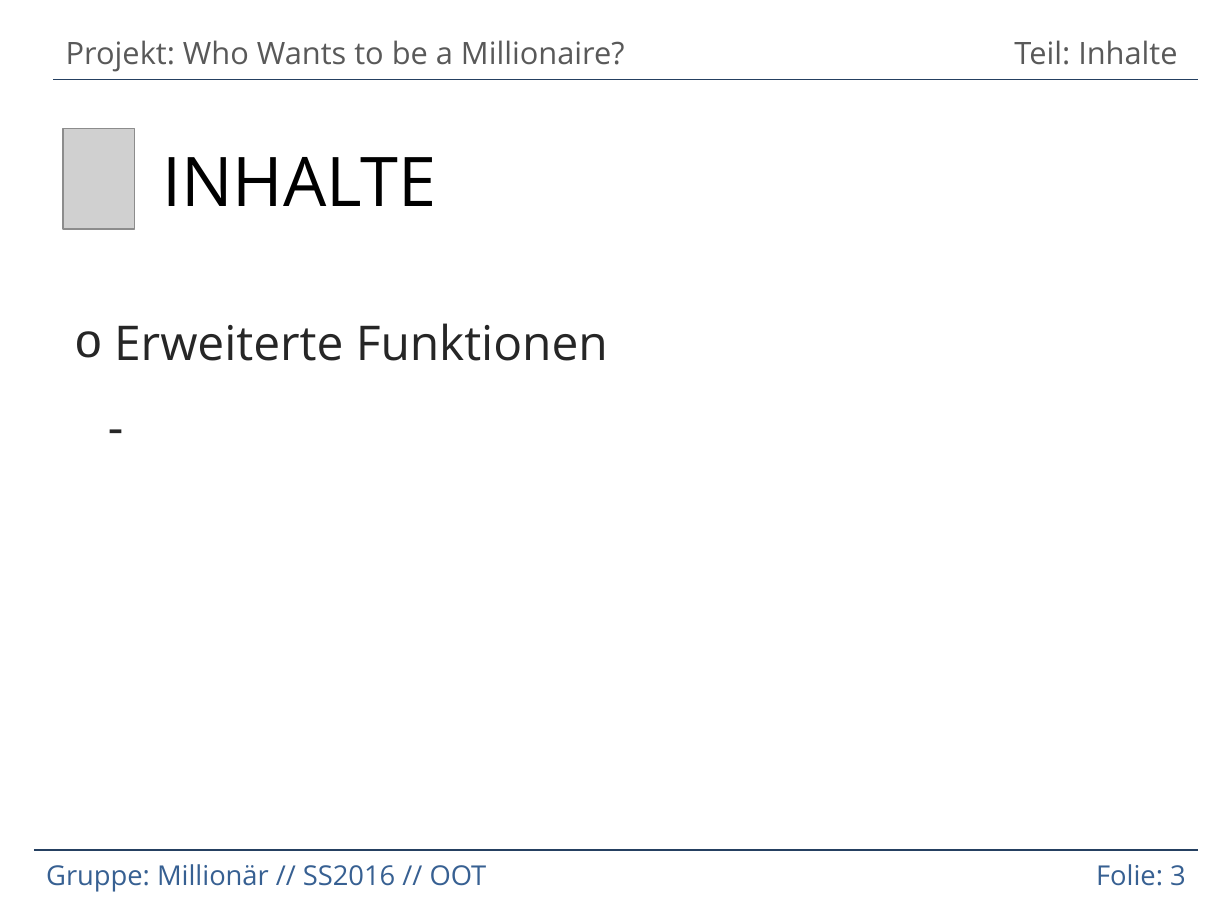
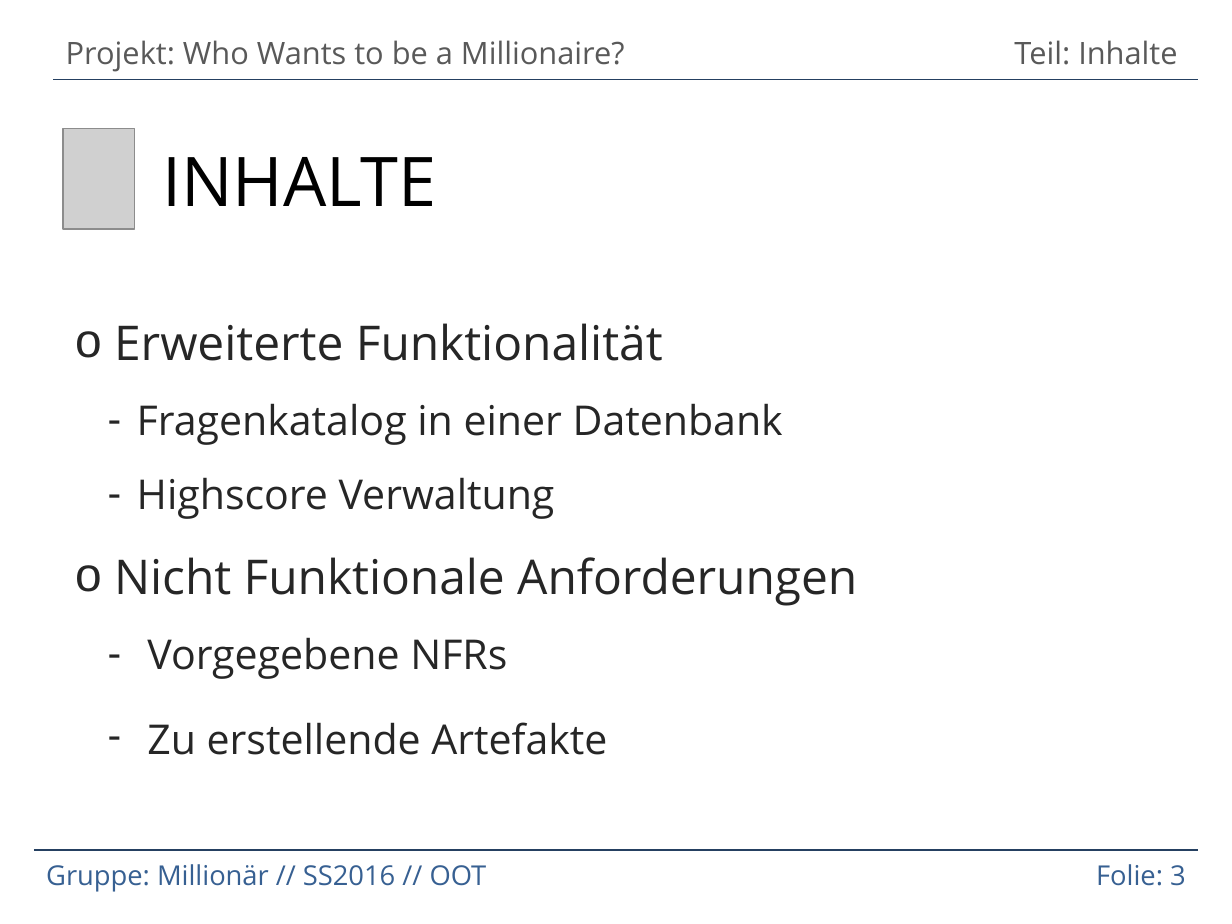
Before and after one commit to marcelherd/OOT-Projekt, a slide deck: slide 3 of Analyse/OOT-Projekt-Milestone-Presentation.pptx. Drawn at 1232x924 pixels with LibreOffice and Linux fonts; fonts in the diff are those of the drawing; grey boxes stand for pictures. Boxes give left, top, right and bottom in pixels: in the first picture for what was removed or moved away, otherwise in the second. Text is boxed around its words. In the diff, an @@ line names an element or a change of style, - is before the commit and + after.

Commit message:
Presentation updated (finished) as PPT and PDF

```diff
--- a/Analyse/OOT-Projekt-Milestone-Presentation.pptx
+++ b/Analyse/OOT-Projekt-Milestone-Presentation.pptx
@@ text at [114, 323, 857, 755]: text changed; size 28 to 24 pt @@
-o Erweiterte Funktionen
+o Erweiterte Funktionalität
+  – Fragenkatalog in einer Datenbank
+  – Highscore Verwaltung
+o Nicht Funktionale Anforderungen
+  – Vorgegebene NFRs
+  – Zu erstellende Artefakte
```
Also in this commit, not shown: 3 other slides changed, 4 slides added, 1 other file.
